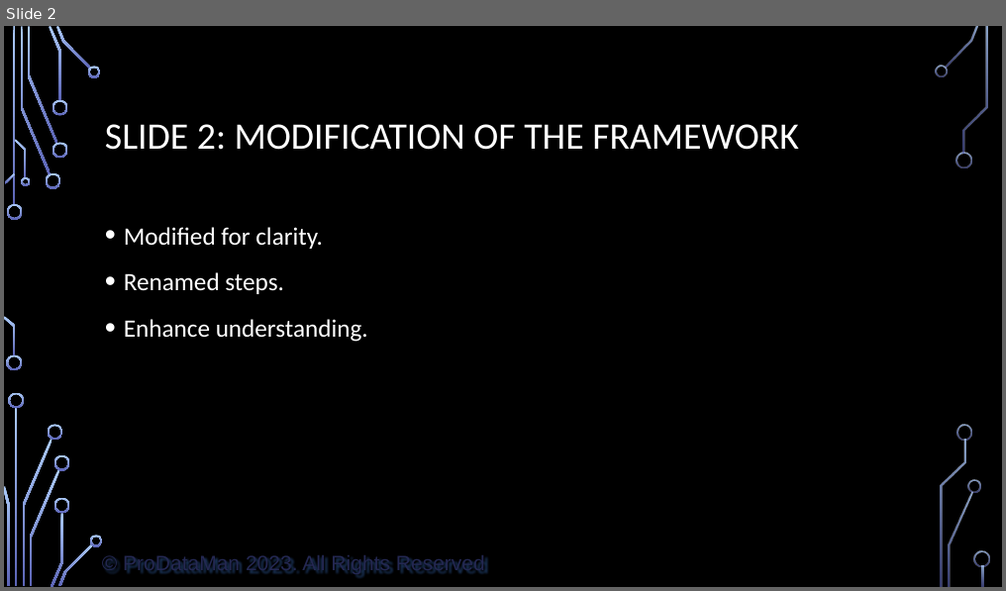
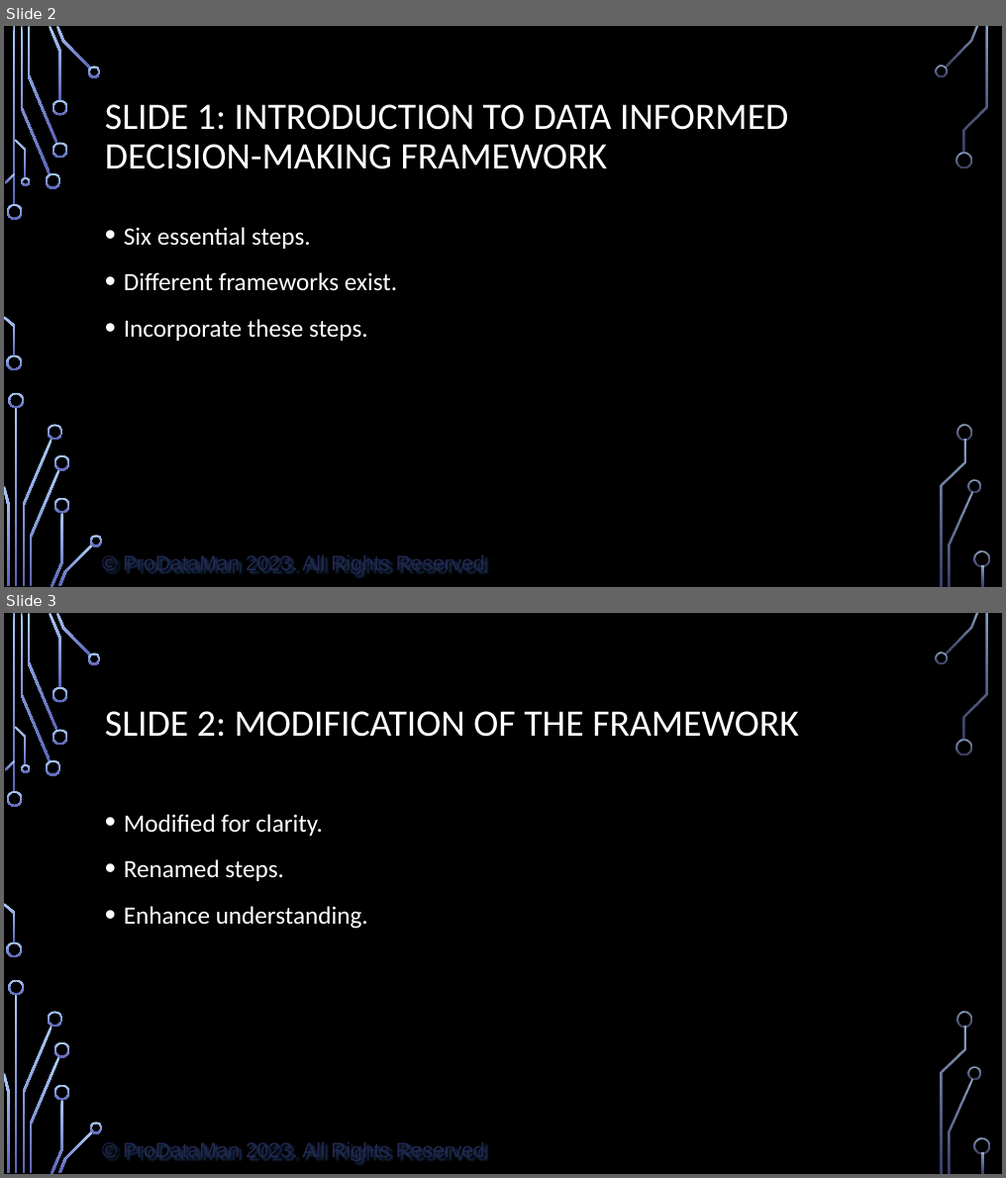
Before and after one commit to ProDataMan/Data-Literacy, a slide deck: Chapter09.pptx. Shown one above the other, each under a label of ours: slide 2 before the commit, slides 2 and 3 after it. The pictures are 1006x591 and 1006x1178 pixels, drawn with LibreOffice and Linux fonts; fonts in the diff are those of the drawing; background and template pictures are left out. Boxes give left, top, right and bottom in pixels: in the first picture for what was removed or moved away, otherwise in the second. Text is boxed around its words. In the diff, an @@ line names an element or a change of style, - is before the commit and + after.

```diff
--- a/Chapter09.pptx
+++ b/Chapter09.pptx
@@ slide 2 added at (4,26,1002,587), background picture (left out); not listed: 37 template elements that a slide beside it also shows @@
@@ title added at (105,104,788,170), 36 pt, text #FFFFFF @@
+SLIDE 1: INTRODUCTION TO DATA INFORMED DECISION-MAKING FRAMEWORK
@@ text added at (124,227,397,341), 24 pt, text #FFFFFF @@
+• Six essential steps.
+• Different frameworks exist.
+• Incorporate these steps.
@@ what was slide 2 is now slide 3 @@
```
Also in this commit, not shown: 2 slides changed, 1 other file.
